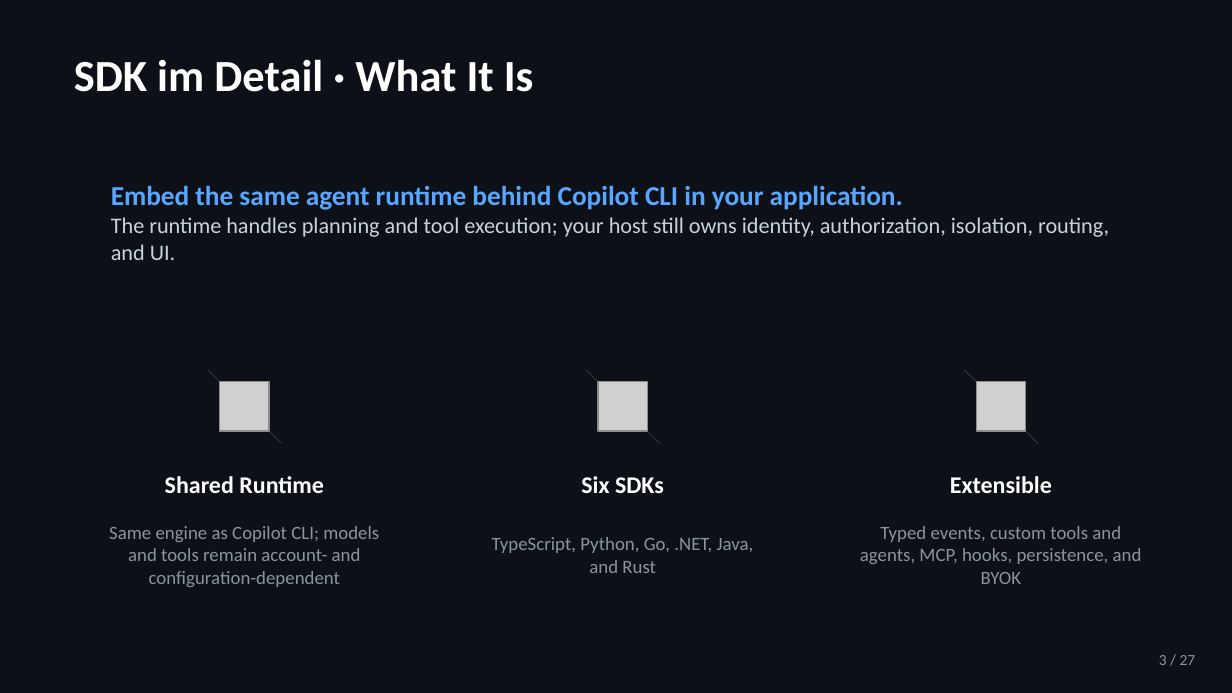
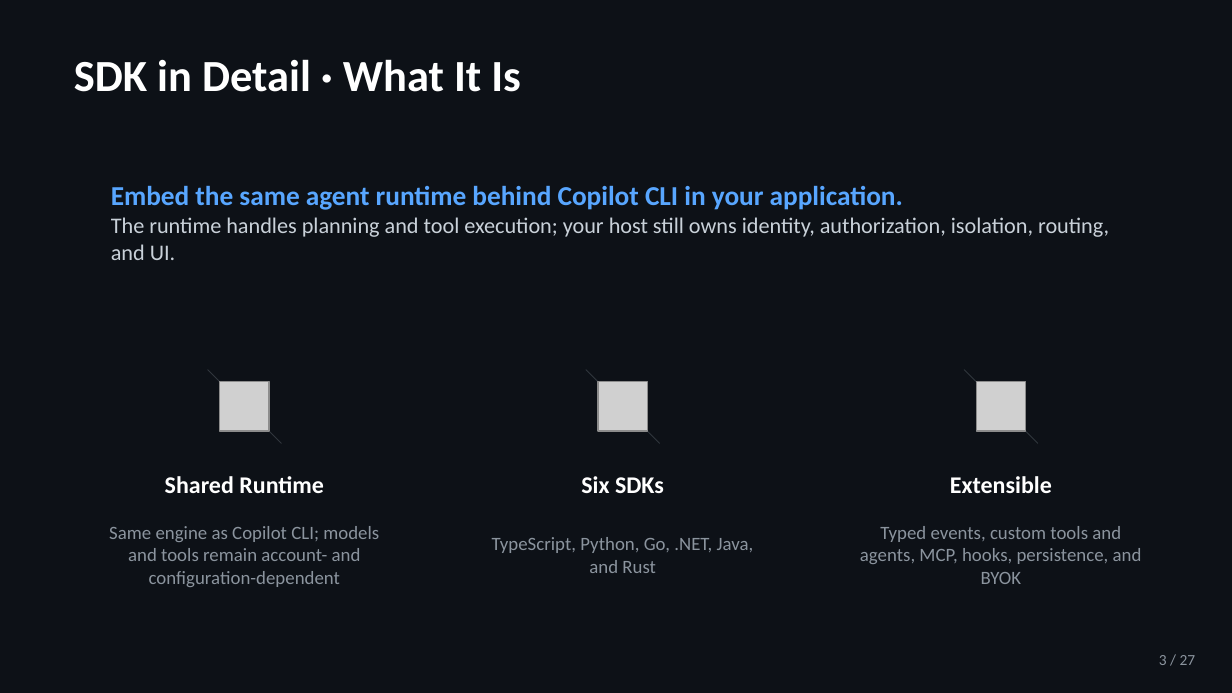
Before and after one commit to jeffrey-groneberg/ghcp_sdk, a slide deck: slide 3 of GitHub-Copilot-SDK.pptx. Drawn at 1232x693 pixels with LibreOffice and Linux fonts; fonts in the diff are those of the drawing; grey boxes stand for pictures. Boxes give left, top, right and bottom in pixels: in the first picture for what was removed or moved away, otherwise in the second. Text is boxed around its words. In the diff, an @@ line names an element or a change of style, - is before the commit and + after.

```diff
--- a/GitHub-Copilot-SDK.pptx
+++ b/GitHub-Copilot-SDK.pptx
@@ text at bbox=[74, 59, 521, 92]: text changed @@
-SDK im Detail · What It Is
+SDK in Detail · What It Is
```
Also in this commit, not shown: 10 other slides changed, 1 other file.
